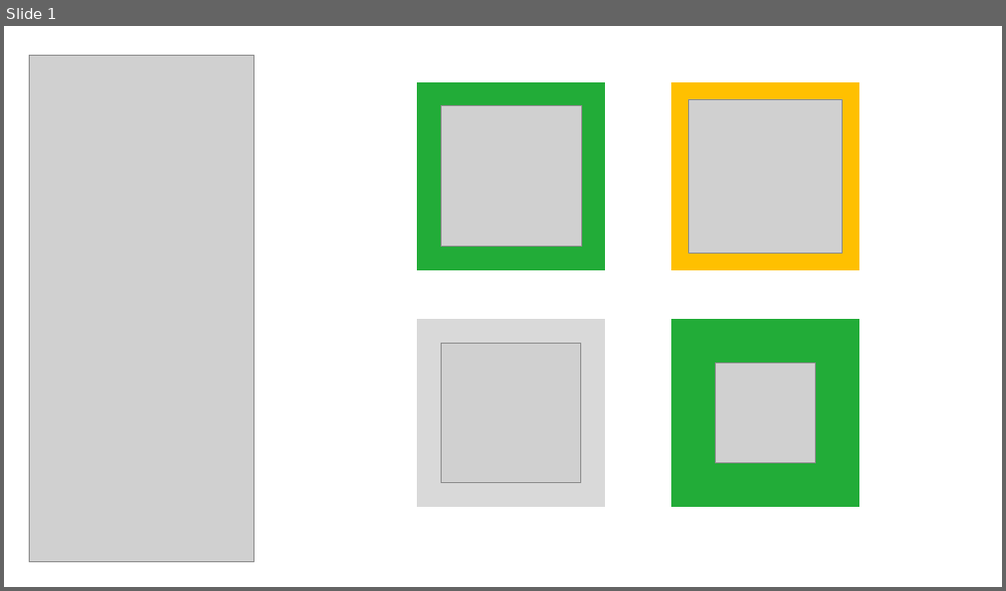
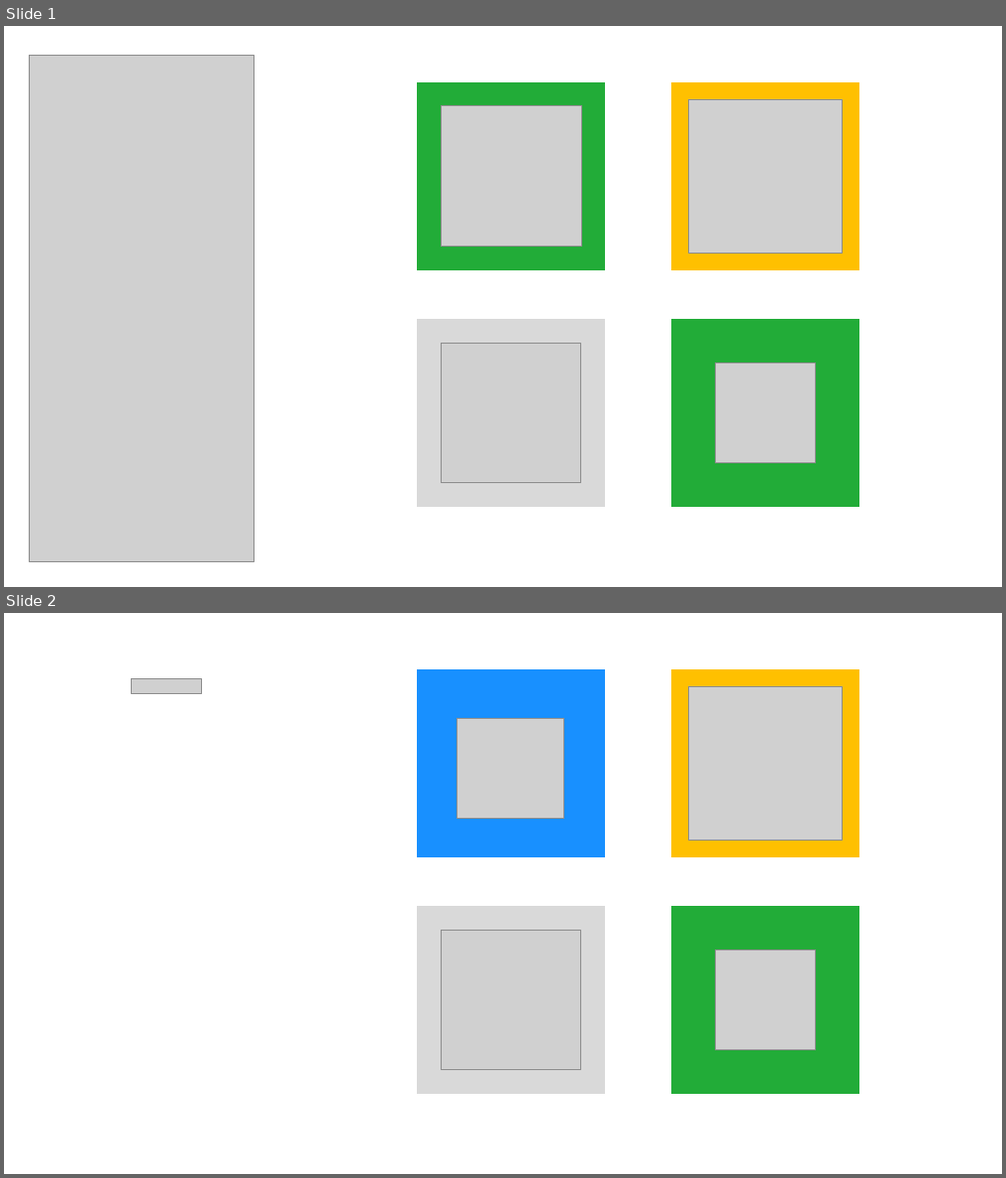
Before and after one commit to zhujiajia1984/tanzhen_react, a slide deck: assets/images/icon.pptx. Shown one above the other, each under a label of ours: slide 1 before the commit, slides 1 and 2 after it. The pictures are 1006x591 and 1006x1178 pixels, drawn with LibreOffice and Linux fonts; fonts in the diff are those of the drawing; grey boxes stand for pictures. Boxes give left, top, right and bottom in pixels: in the first picture for what was removed or moved away, otherwise in the second. Text is boxed around its words. In the diff, an @@ line names an element or a change of style, - is before the commit and + after.

```diff
--- a/assets/images/icon.pptx
+++ b/assets/images/icon.pptx
@@ slide 2 added at [4, 613, 1002, 1174], background #FFFFFF @@
@@ rectangle added at [418, 669, 605, 858], fill #1890FF, outline #1890FF 1 pt @@
@@ rectangle added at [672, 669, 859, 858], fill #FFC000, outline #FFC000 1 pt @@
@@ picture added at [132, 678, 201, 694] @@
@@ picture added at [688, 686, 843, 841] @@
@@ picture added at [457, 719, 564, 818] @@
@@ rectangle added at [418, 907, 605, 1094], fill #D9D9D9, outline #D9D9D9 1 pt @@
@@ rectangle added at [672, 907, 859, 1094], fill #22AC38, outline #22AC38 1 pt @@
@@ picture added at [442, 931, 581, 1070] @@
@@ picture added at [716, 951, 816, 1051] @@
```
Also in this commit, not shown: 10 other files.
